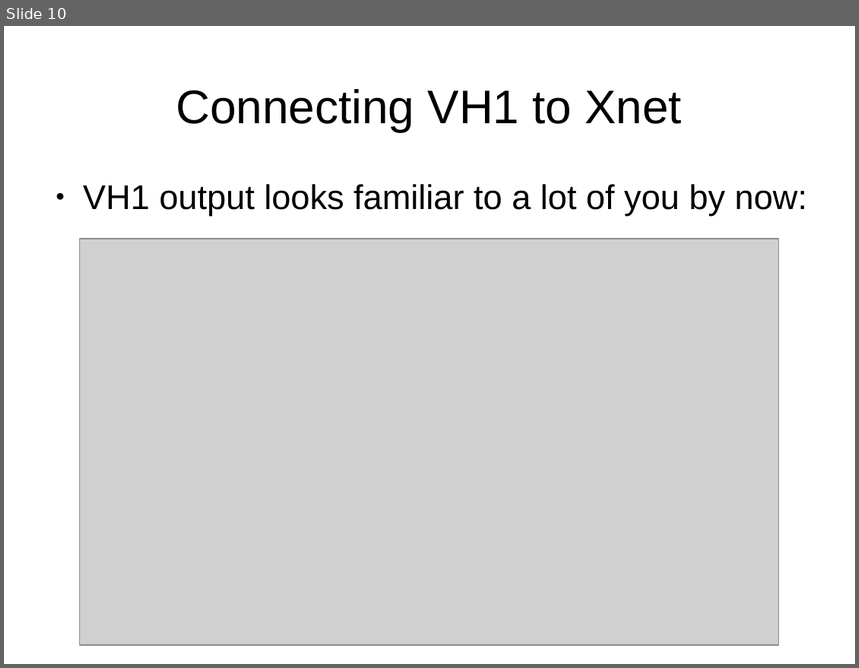
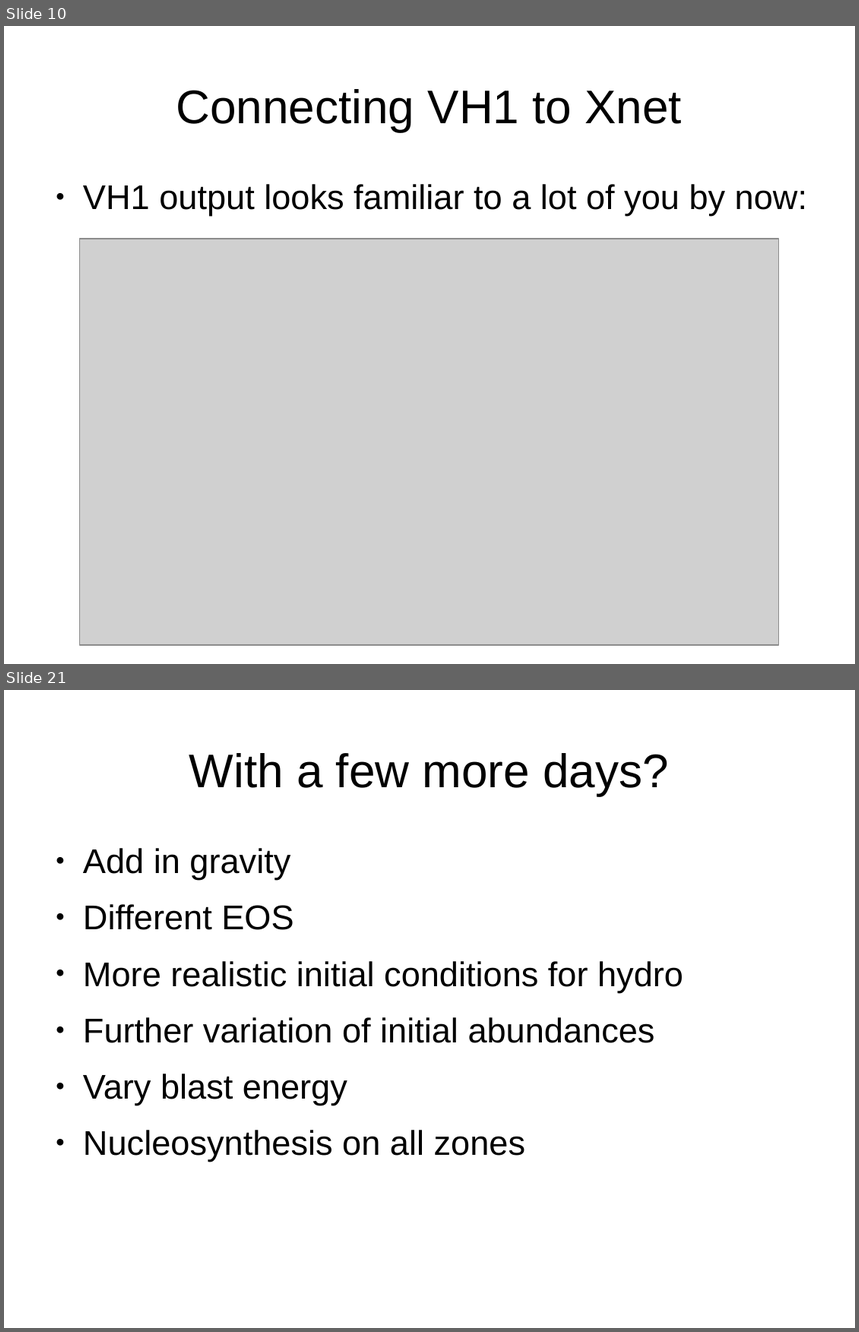
Before and after one commit to KJCook/sedov-solution, a slide deck: presentation.odp. Shown one above the other, each under a label of ours: slide 10 before the commit, slides 10 and 21 after it; the slides between them are not shown. The pictures are 859x668 and 859x1332 pixels, drawn with LibreOffice and Linux fonts; fonts in the diff are those of the drawing; grey boxes stand for pictures. Boxes give left, top, right and bottom in pixels: in the first picture for what was removed or moved away, otherwise in the second. Text is boxed around its words. In the diff, an @@ line names an element or a change of style, - is before the commit and + after.

```diff
--- a/presentation.odp
+++ b/presentation.odp
@@ slide 21 added at [4,690,855,1328], background #FFFFFF @@
@@ title added at [189,753,669,796], 44 pt, text #000000 @@
+With a few more days?
@@ text added at [83,848,683,1162], 32 pt, text #000000 @@
+● Add in gravity
+● Different EOS
+● More realistic initial conditions for hydro
+● Further variation of initial abundances
+● Vary blast energy
+● Nucleosynthesis on all zones
```
Also in this commit, not shown: 7 slides changed, 9 other slides added, 4 slides removed.
